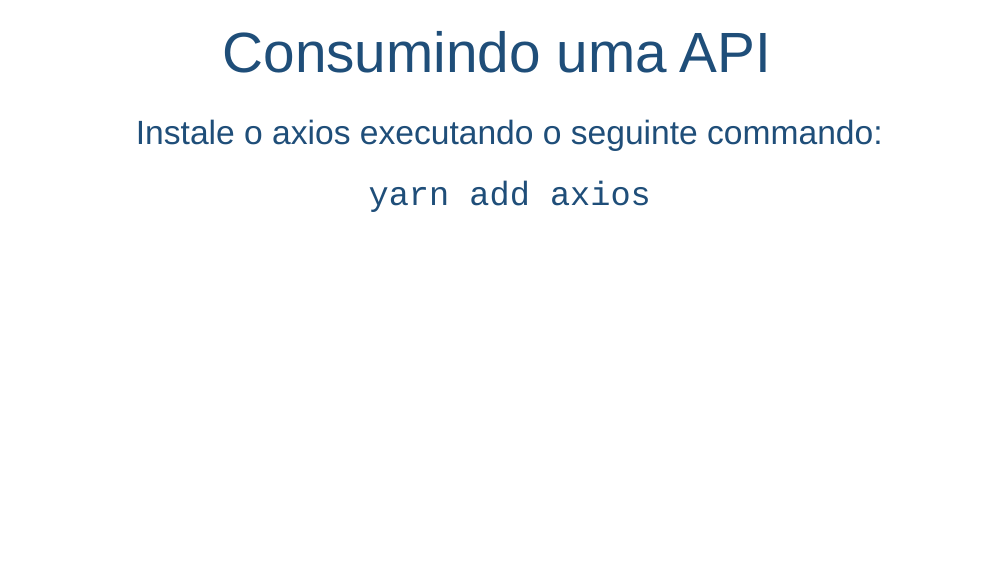
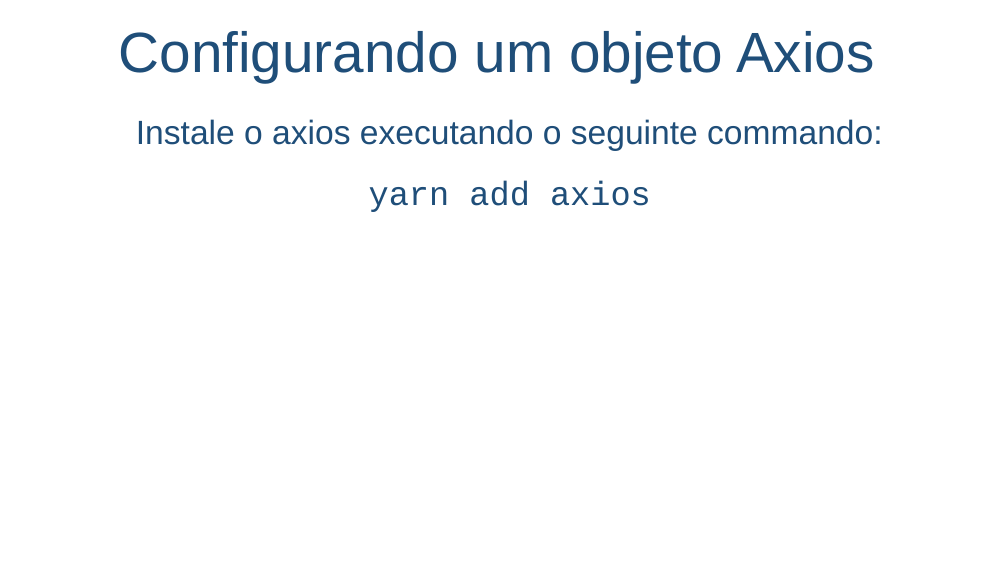
Before and after one commit to salmo-jr/public-slides, a slide deck: slide 17 of React.pptx (slide 13 before the commit). Drawn at 1008x567 pixels with LibreOffice and Linux fonts; fonts in the diff are those of the drawing; background and template pictures are left out. Boxes give left, top, right and bottom in pixels: in the first picture for what was removed or moved away, otherwise in the second. Text is boxed around its words. In the diff, an @@ line names an element or a change of style, - is before the commit and + after.

```diff
--- a/React.pptx
+++ b/React.pptx
@@ text at [119,31,875,82]: text changed @@
-Consumindo uma API
+Configurando um objeto Axios
```
Also in this commit, not shown: 2 other slides changed, 12 slides added, 5 other files.
